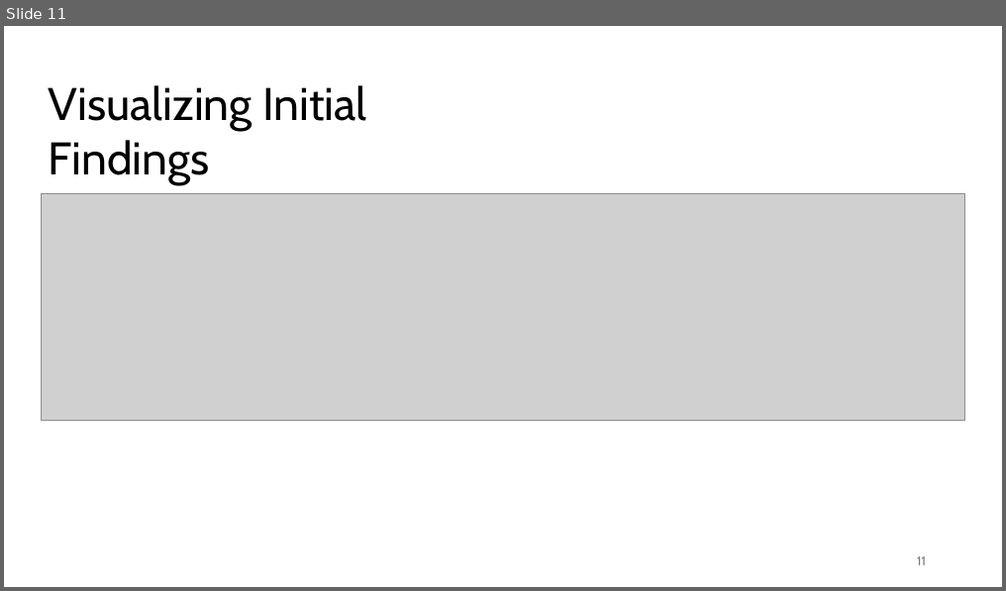
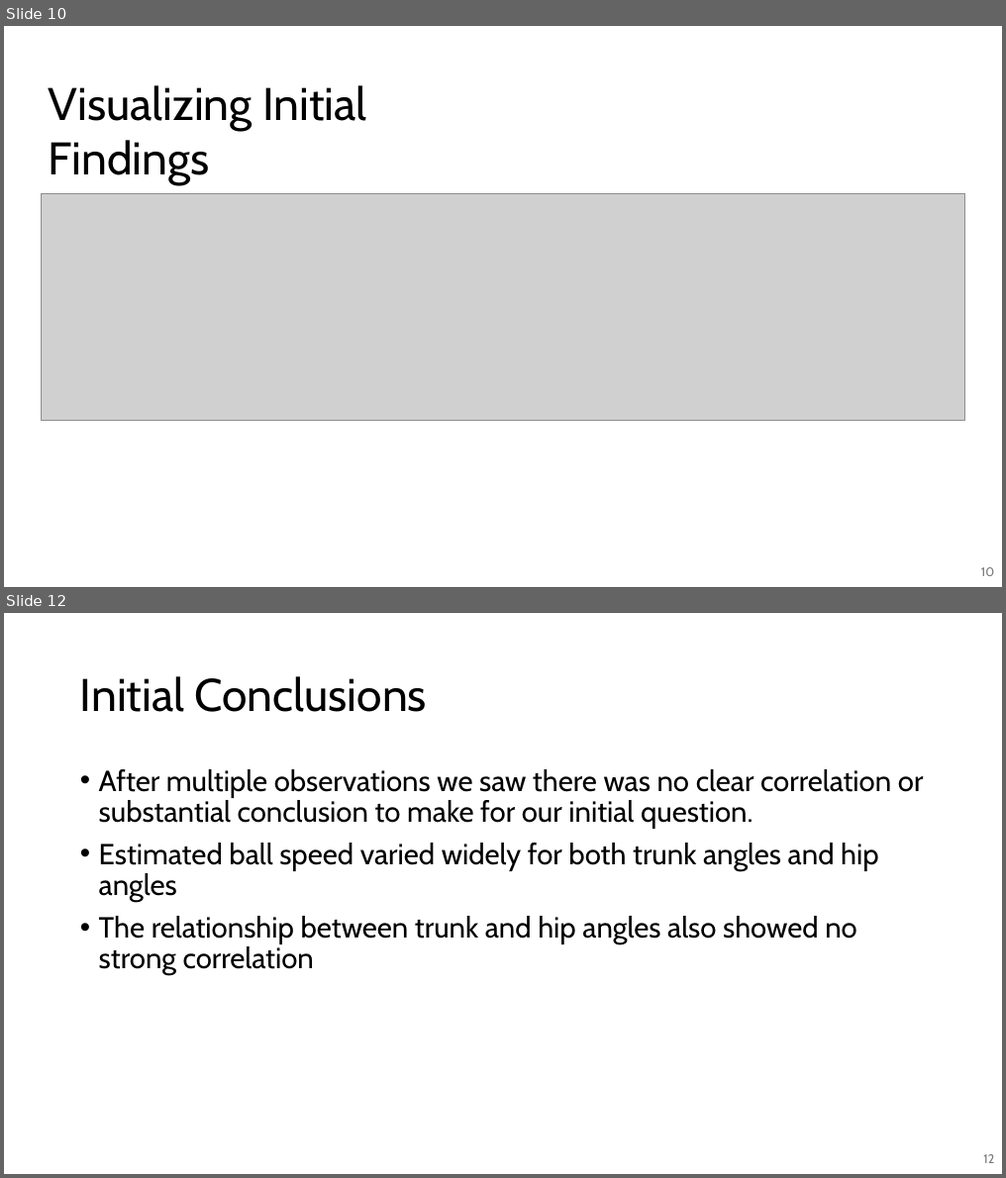
Before and after one commit to emmyregal/Soccer-Computer-Vision, a slide deck: Sport Presetation.pptx. Shown one above the other, each under a label of ours: slide 11 before the commit, slides 10 and 12 after it; the slides between them are not shown. The pictures are 1006x591 and 1006x1178 pixels, drawn with LibreOffice and Linux fonts; fonts in the diff are those of the drawing; grey boxes stand for pictures. Boxes give left, top, right and bottom in pixels: in the first picture for what was removed or moved away, otherwise in the second. Text is boxed around its words. In the diff, an @@ line names an element or a change of style, - is before the commit and + after.

```diff
--- a/Sport Presetation.pptx
+++ b/Sport Presetation.pptx
@@ slide 12 added at (4,613,1002,1174), background #FFFFFF @@
@@ title added at (80,676,427,712), 44 pt, text #000000 @@
+Initial Conclusions
@@ text added at (99,769,924,976), 28 pt, text #000000 @@
+• After multiple observations we saw there was no clear correlation or substantial conclusion to make for our initial question.
+• Estimated ball speed varied widely for both trunk angles and hip angles
+• The relationship between trunk and hip angles also showed no strong correlation
@@ page number added at (983,1155,994,1163), 12 pt, text #797979 @@
+12
@@ what was slide 11 is now slide 10 @@
@@ page number at (981,568,994,576): text changed @@
-11
+10
```
Also in this commit, not shown: 5 slides changed, 10 other slides added, 8 slides removed, 1 other file.
